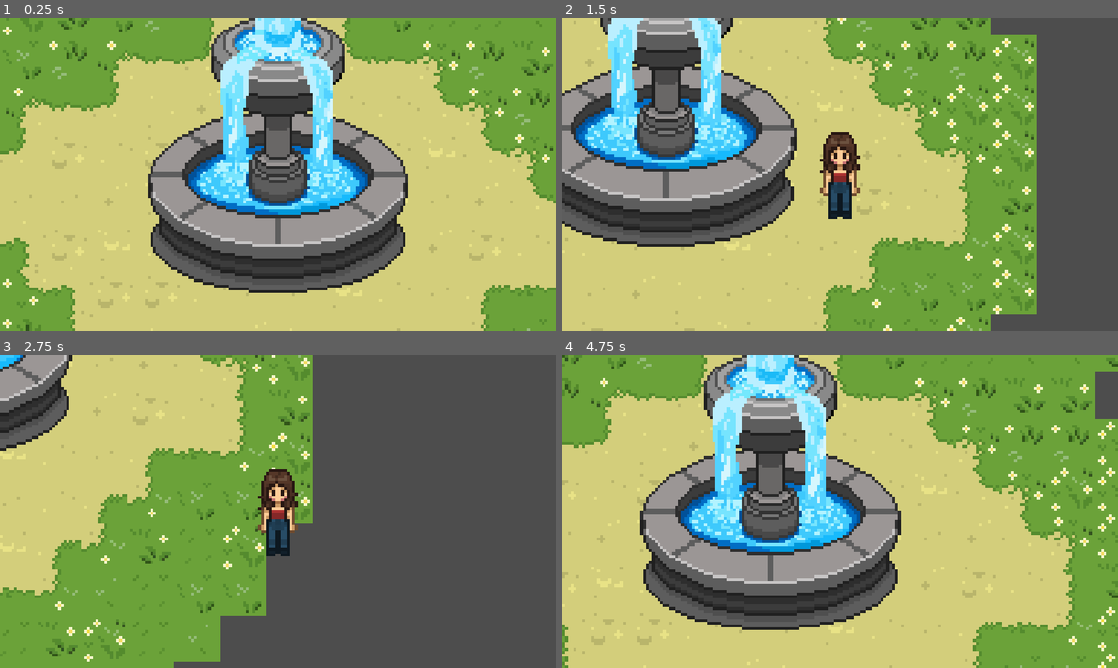
Above: before the commit, frames 1-4 (two rows, left to right).
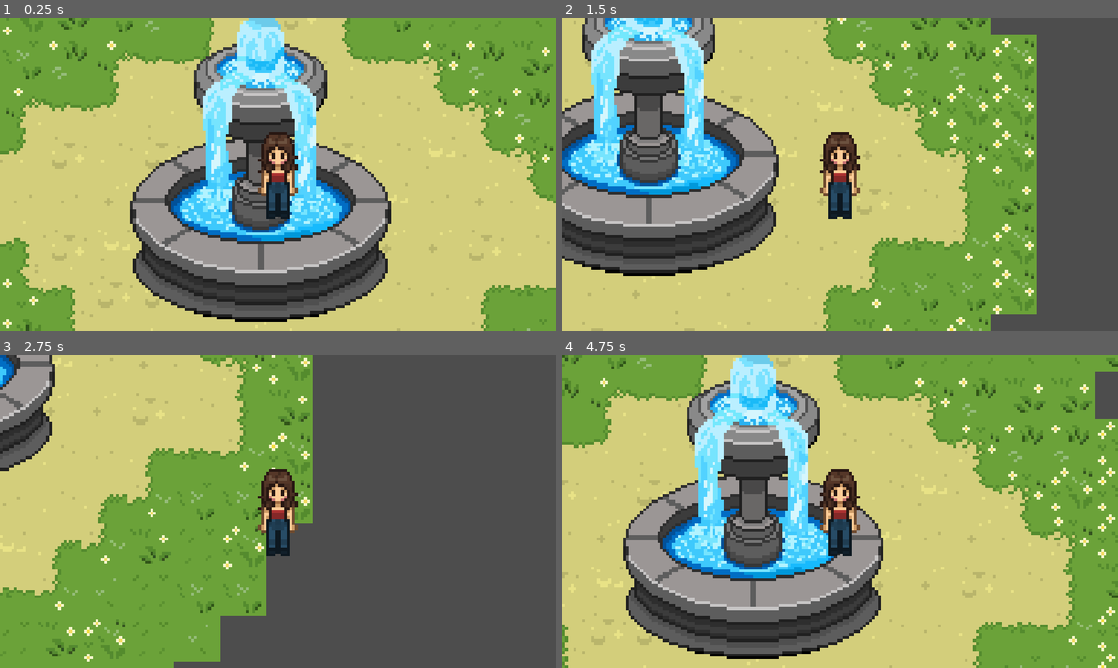
Above: after the commit, the same moments.

Repository: ceydatolunay-wq/study-town
Game: Godot game, scene res://world.tscn
The game is run twice, just before and just after one commit, with the same random seed, the same clock (stepped at 60 frames per second) and the same inputs. This scene is started directly instead of the project's main scene.
Inputs:
- Up to frame 1 (0.25 s): no input
- Up to frame 2 (1.5 s): tap Enter at 0.5 s; hold Right (ui_right) 0.53-1.28 s; hold Down (ui_down) from 1.28 s (still down)
- Up to frame 3 (2.75 s): release Down (ui_down) at 2.03 s; hold Right (ui_right) from 2.03 s (still down)
- Up to frame 4 (4.75 s): release Right (ui_right) at 2.78 s; hold Up (ui_up) 2.78-3.53 s; hold Left (ui_left) from 3.53 s (still down)

The runs differ from the first frame. In frame 1, 30% of the frame differs, in the area x 23-74%, y 0-98%; in frame 2, 25%; in frame 3, 2.9%; in frame 4, 30%.

Commit message:
fıskiye akıyorr

Diff:
--- a/study-town/world.tscn
+++ b/study-town/world.tscn
@@ -147,12 +147,38 @@
 terrain_set_0/terrain_0/color = Color(0.5, 0.34375, 0.25, 1)
 sources/1 = SubResource("TileSetAtlasSource_fj7yv")
 
+[sub_resource type="AtlasTexture" id="AtlasTexture_036b0"]
+atlas = ExtResource("5_036b0")
+region = Rect2(0, 0, 200, 200)
+
+[sub_resource type="AtlasTexture" id="AtlasTexture_dwbse"]
+atlas = ExtResource("5_036b0")
+region = Rect2(200, 0, 200, 200)
+
+[sub_resource type="SpriteFrames" id="SpriteFrames_l7i2f"]
+animations = [{
+"frames": [{
+"duration": 1.5,
+"texture": SubResource("AtlasTexture_036b0")
+}, {
+"duration": 1.5,
+"texture": SubResource("AtlasTexture_dwbse")
+}],
+"loop": 1,
+"name": &"default",
+"speed": 5.0
+}]
+
 [node name="world" type="Node2D" unique_id=226973954]
 
 [node name="TileMap" type="TileMap" parent="." unique_id=343198862]
 tile_set = SubResource("TileSet_l7i2f")
 format = 2
 layer_0/tile_data = PackedInt32Array(65537, 327681, 1, 65536, 131073, 1, 131071, 262145, 1, 131070, 1, 1, 65538, 196609 …(9567 unchanged characters)…
+
+[node name="AnimatedSprite2D" type="AnimatedSprite2D" parent="TileMap" unique_id=212927443]
+sprite_frames = SubResource("SpriteFrames_l7i2f")
+frame_progress = 0.78016907
 
 [node name="Kütüphane" type="Sprite2D" parent="." unique_id=146305048]
 position = Vector2(-36, -228)
@@ -163,7 +189,3 @@
 texture = ExtResource("4_036b0")
 
 [node name="Player" parent="." unique_id=1401236151 instance=ExtResource("1_f3sb7")]
-
-[node name="Fıskiye" type="Sprite2D" parent="." unique_id=1943834365]
-position = Vector2(6, -9)
-texture = ExtResource("5_036b0")
Binary file changed: study-town/fıskiye.png
